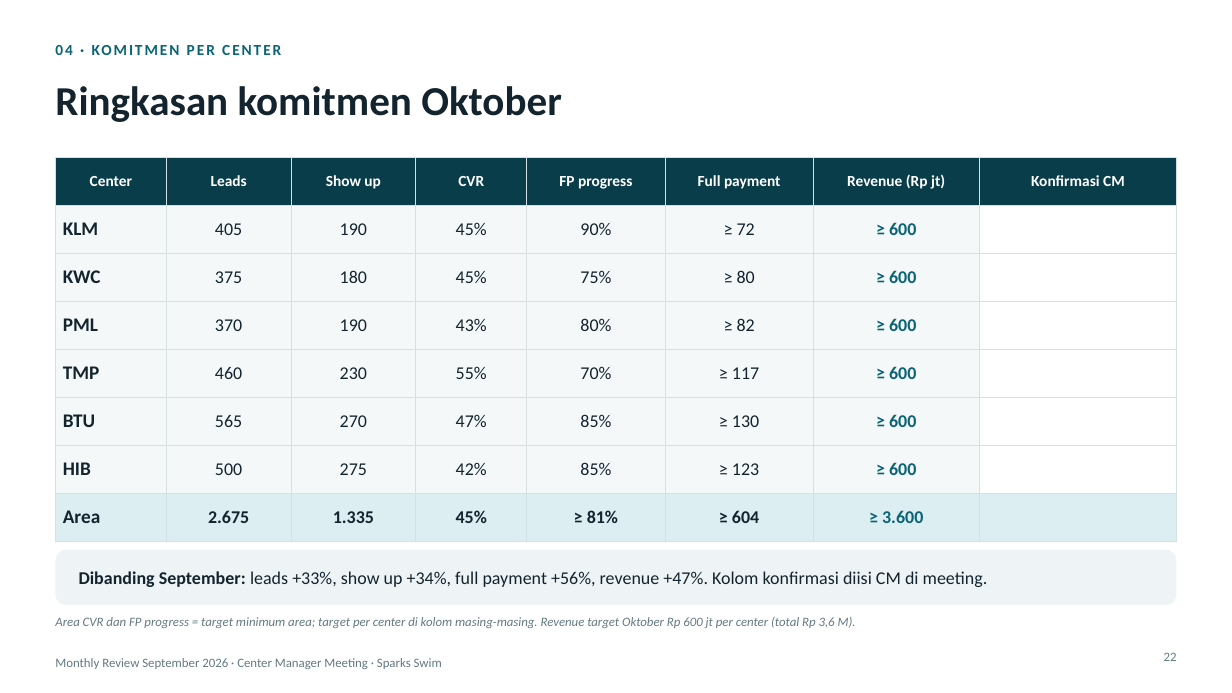
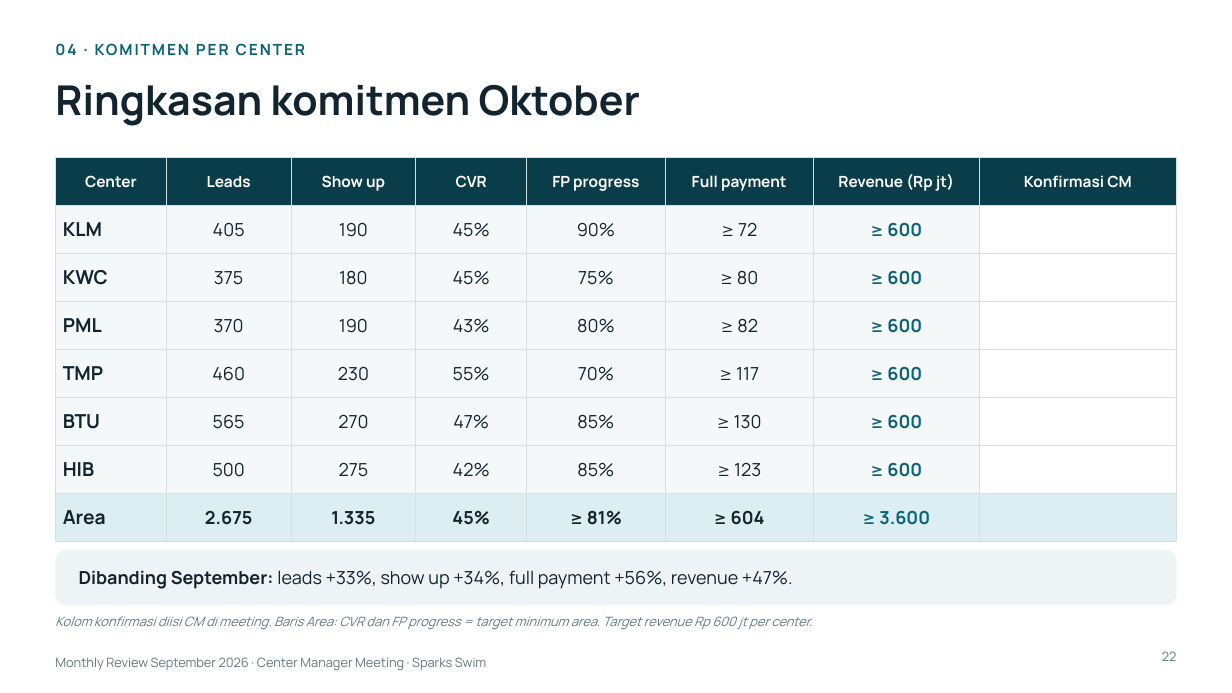
Before and after one commit to mrifqidata-code/Dashboard, a slide deck: slide 22 of monthly-review/Monthly_Review_September_2026_CM.pptx. Drawn at 1232x693 pixels with LibreOffice and Linux fonts; fonts in the diff are those of the drawing. Boxes give left, top, right and bottom in pixels: in the first picture for what was removed or moved away, otherwise in the second. Text is boxed around its words. In the diff, an @@ line names an element or a change of style, - is before the commit and + after.

```diff
--- a/monthly-review/Monthly_Review_September_2026_CM.pptx
+++ b/monthly-review/Monthly_Review_September_2026_CM.pptx
@@ table at (x1=55, y1=157, x2=1177, y2=529) @@
@@ font Calibri to Manrope @@
@@ text at (x1=79, y1=570, x2=793, y2=589): text changed; font Calibri to Manrope @@
-Dibanding September: leads +33%, show up +34%, full payment +56%, revenue +47%. Kolom konfirmasi diisi CM di meeting.
+Dibanding September: leads +33%, show up +34%, full payment +56%, revenue +47%.
@@ text at (x1=55, y1=616, x2=812, y2=629): text changed; font Calibri to Manrope @@
-Area CVR dan FP progress = target minimum area; target per center di kolom masing-masing. Revenue target Oktober Rp 600 jt per center (total Rp 3,6 M).
+Kolom konfirmasi diisi CM di meeting. Baris Area: CVR dan FP progress = target minimum area. Target revenue Rp 600 jt per center.
@@ font Calibri to Manrope in 4 elements at (x1=55, y1=35, x2=1177, y2=63), (x1=55, y1=85, x2=640, y2=126), (x1=1162, y1=651, x2=1177, y2=661), (x1=55, y1=657, x2=487, y2=670) @@
```
Also in this commit, not shown: 23 other slides changed, 2 other files.
